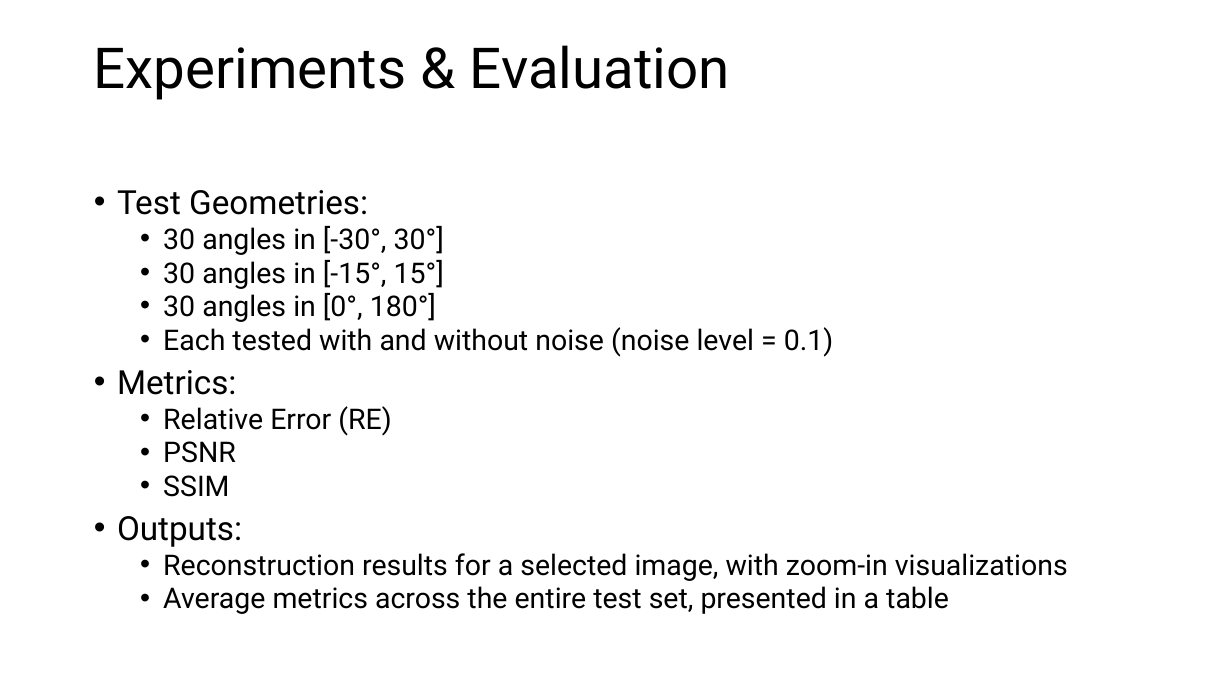
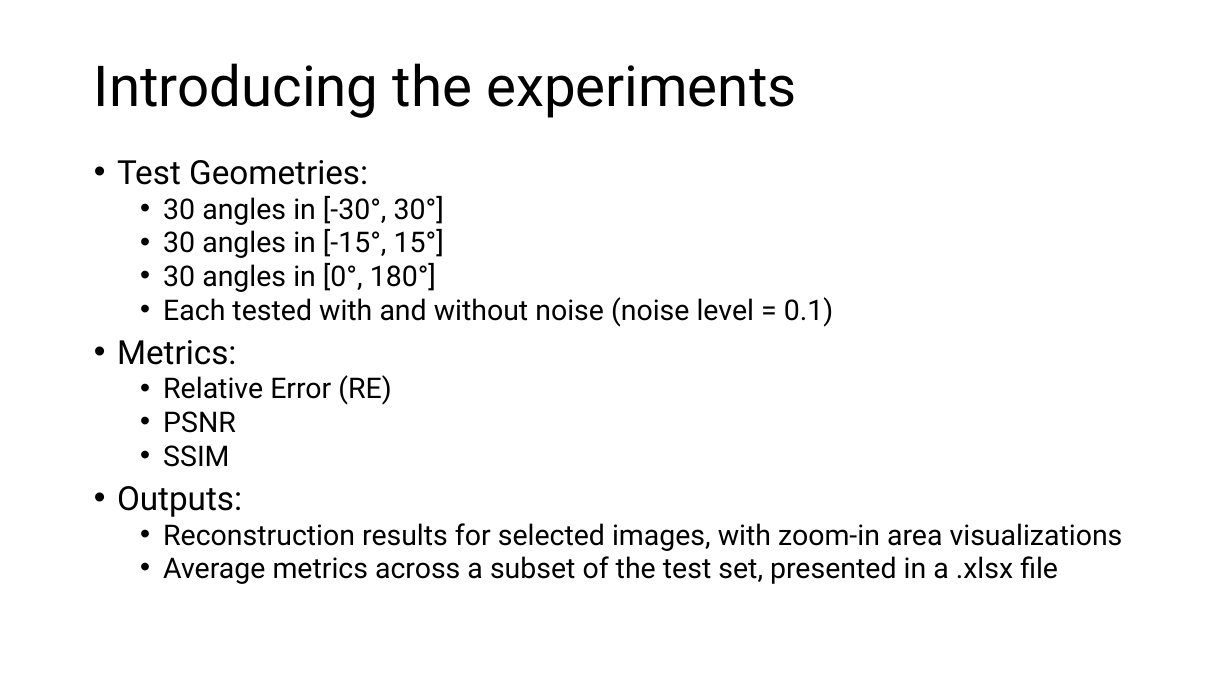
Before and after one commit to GiuseppeSpathis/TomographicReconstruction, a slide deck: slide 12 of documents/Presentation.pptx (slide 4 before the commit). Drawn at 1232x693 pixels with LibreOffice and Linux fonts; fonts in the diff are those of the drawing. Boxes give left, top, right and bottom in pixels: in the first picture for what was removed or moved away, otherwise in the second. Text is boxed around its words. In the diff, an @@ line names an element or a change of style, - is before the commit and + after.

Commit message:
added ppx presentation + underlined best values in .xlsx

```diff
--- a/documents/Presentation.pptx
+++ b/documents/Presentation.pptx
@@ title at <box>94,63,797,118</box>: text changed @@
-Experiments & Evaluation
+Introducing the experiments
@@ text "Test Geometries:": place and size @@
-text "Test Geometries:" at <box>117,190,1068,614</box>
+text "Test Geometries:" at <box>117,160,1123,584</box>
@@ text at <box>163,523,1123,584</box>: text changed @@
-  • Reconstruction results for a selected image, with zoom-in visualizations
-  • Average metrics across the entire test set, presented in a table
+  • Reconstruction results for selected images, with zoom-in area visualizations
+  • Average metrics across a subset of the test set, presented in a .xlsx file
```
Also in this commit, not shown: 7 other slides changed, 2 slides added, 2 slides removed, 2 other files.
